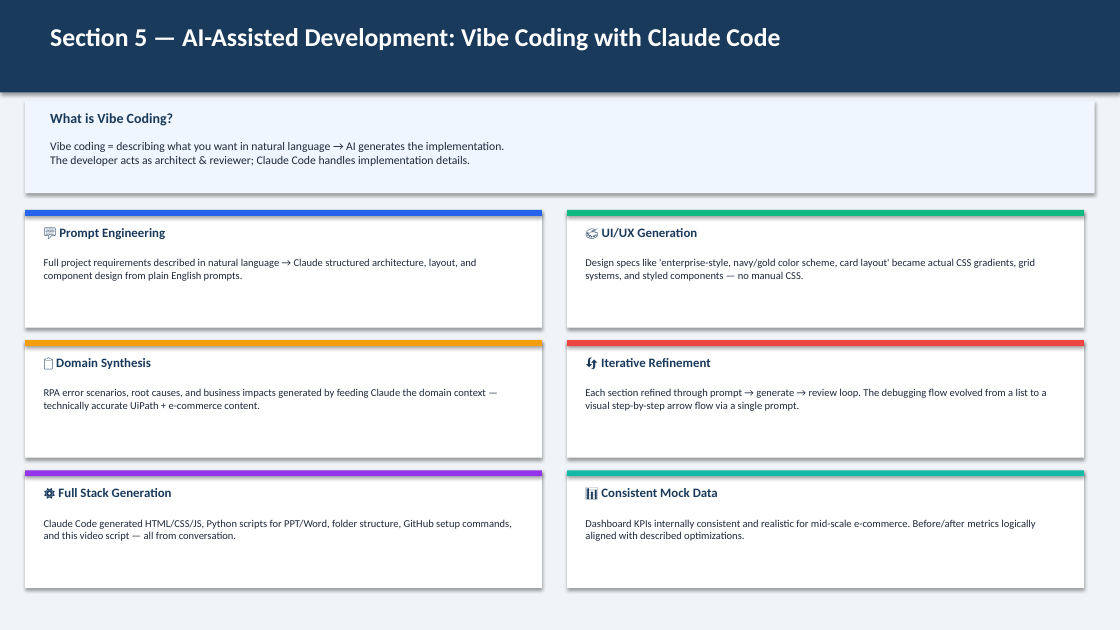
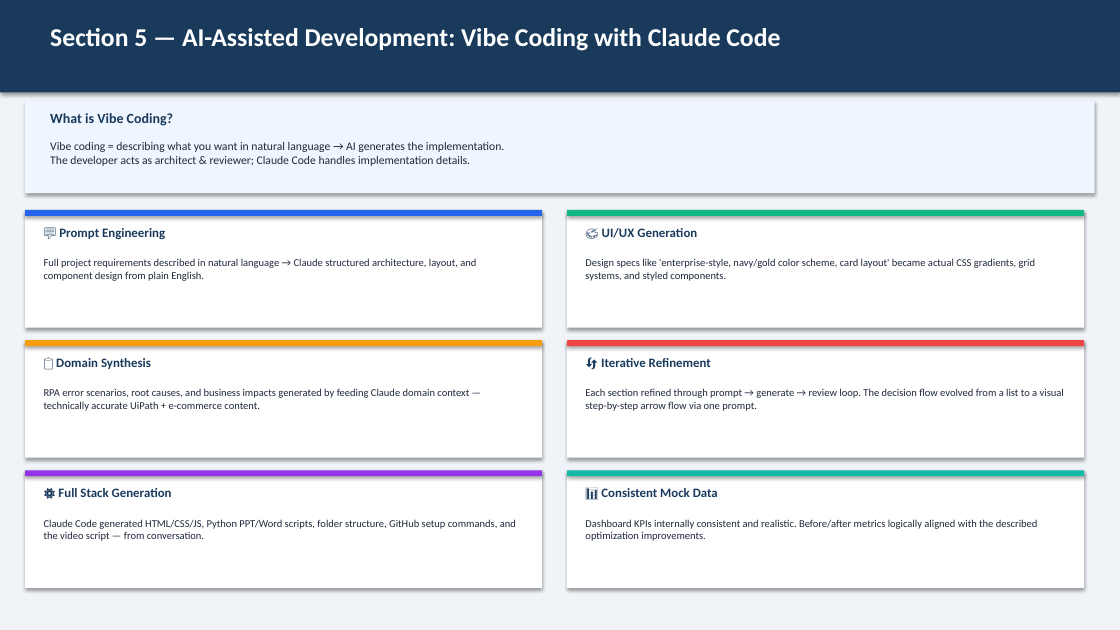
Before and after one commit to omais-eng/assignment-04-rpa-bot-troubleshooting, a slide deck: slide 9 of ppt/Assignment_04_RPA_Presentation.pptx. Drawn at 1120x630 pixels with LibreOffice and Linux fonts; fonts in the diff are those of the drawing. Boxes give left, top, right and bottom in pixels: in the first picture for what was removed or moved away, otherwise in the second. Text is boxed around its words. In the diff, an @@ line names an element or a change of style, - is before the commit and + after.

```diff
--- a/ppt/Assignment_04_RPA_Presentation.pptx
+++ b/ppt/Assignment_04_RPA_Presentation.pptx
@@ text at (x1=44, y1=258, x2=476, y2=281): text changed @@
-Full project requirements described in natural language → Claude structured architecture, layout, and component design from plain English prompts.
+Full project requirements described in natural language → Claude structured architecture, layout, and component design from plain English.
@@ text at (x1=585, y1=258, x2=1036, y2=281): text changed @@
-Design specs like 'enterprise-style, navy/gold color scheme, card layout' became actual CSS gradients, grid systems, and styled components — no manual CSS.
+Design specs like 'enterprise-style, navy/gold color scheme, card layout' became actual CSS gradients, grid systems, and styled components.
@@ text at (x1=44, y1=388, x2=469, y2=411): text changed @@
-RPA error scenarios, root causes, and business impacts generated by feeding Claude the domain context — technically accurate UiPath + e-commerce content.
+RPA error scenarios, root causes, and business impacts generated by feeding Claude domain context — technically accurate UiPath + e-commerce content.
@@ text at (x1=585, y1=388, x2=1064, y2=411): text changed @@
-Each section refined through prompt → generate → review loop. The debugging flow evolved from a list to a visual step-by-step arrow flow via a single prompt.
+Each section refined through prompt → generate → review loop. The decision flow evolved from a list to a visual step-by-step arrow flow via one prompt.
@@ text at (x1=44, y1=519, x2=516, y2=541): text changed @@
-Claude Code generated HTML/CSS/JS, Python scripts for PPT/Word, folder structure, GitHub setup commands, and this video script — all from conversation.
+Claude Code generated HTML/CSS/JS, Python PPT/Word scripts, folder structure, GitHub setup commands, and the video script — from conversation.
@@ text at (x1=585, y1=519, x2=1038, y2=541): text changed @@
-Dashboard KPIs internally consistent and realistic for mid-scale e-commerce. Before/after metrics logically aligned with described optimizations.
+Dashboard KPIs internally consistent and realistic. Before/after metrics logically aligned with the described optimization improvements.
```
Also in this commit, not shown: 2 other slides changed, 16 other files.
